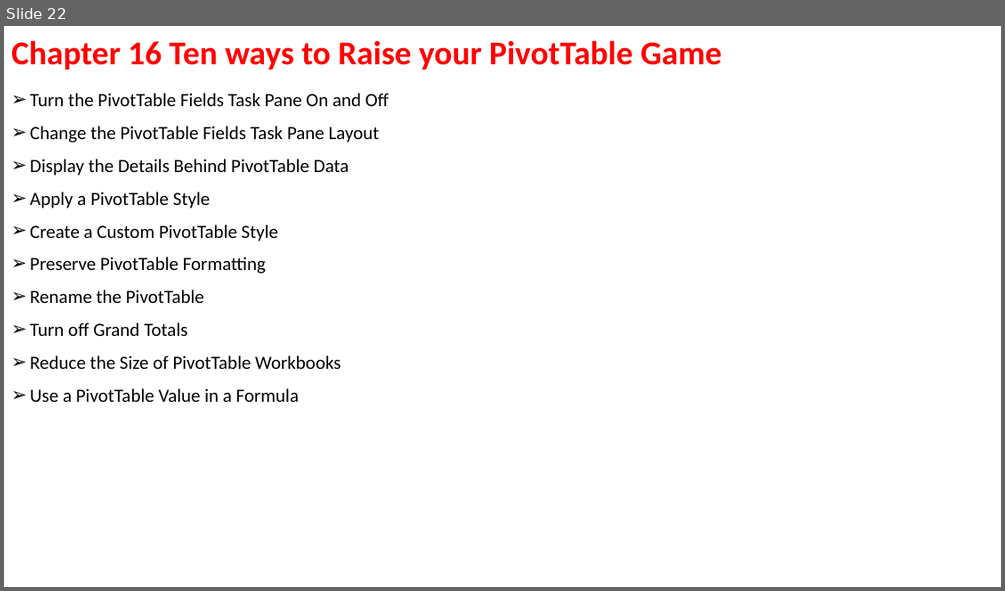
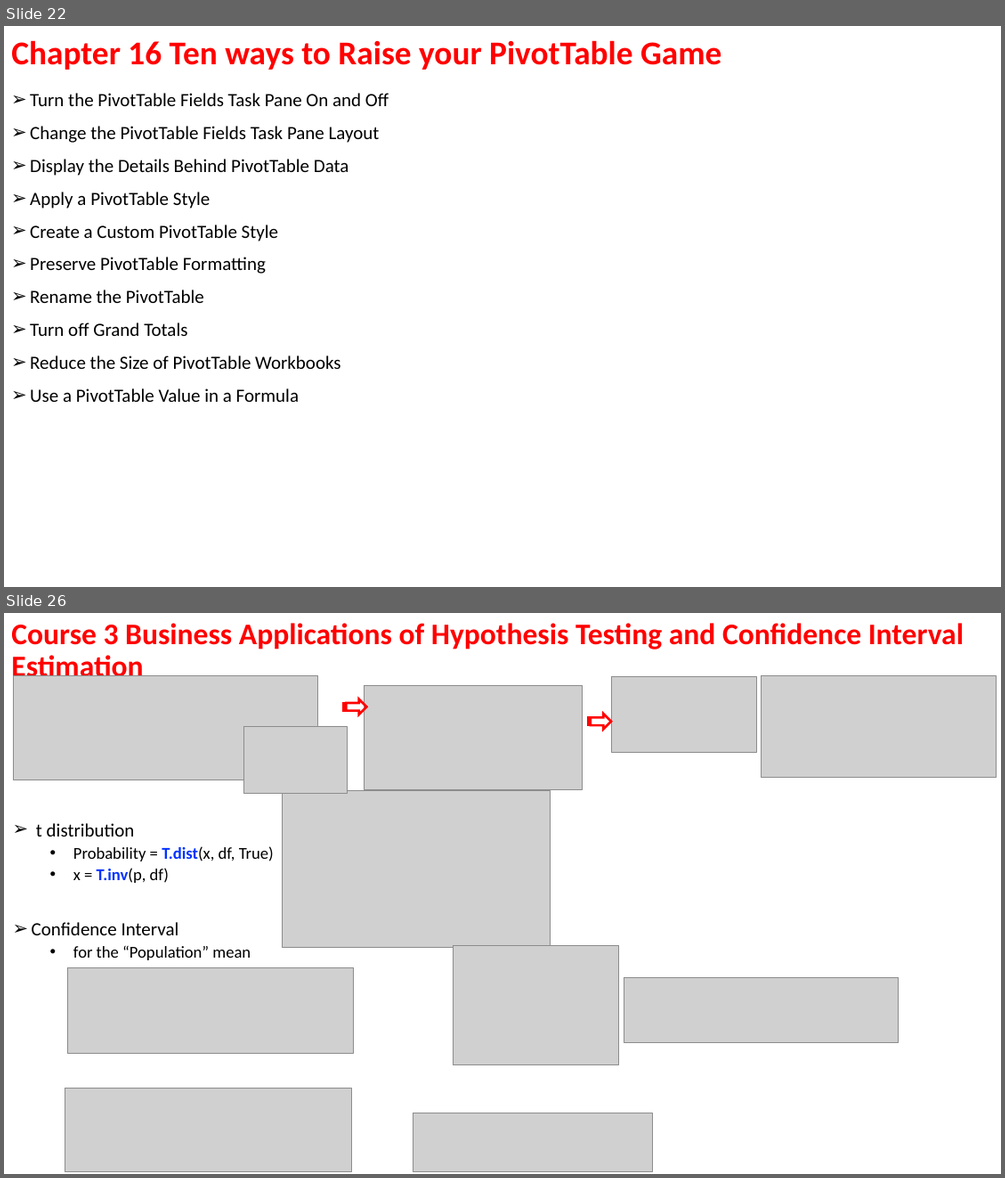
Before and after one commit to ArielMei/arielmei.github.io, a slide deck: EXCEL/ExcelDataAnalysisFD_Examples/Excel data analysis for dummies Outline.pptx. Shown one above the other, each under a label of ours: slide 22 before the commit, slides 22 and 26 after it; the slides between them are not shown. The pictures are 1005x591 and 1005x1178 pixels, drawn with LibreOffice and Linux fonts; fonts in the diff are those of the drawing; grey boxes stand for pictures. Boxes give left, top, right and bottom in pixels: in the first picture for what was removed or moved away, otherwise in the second. Text is boxed around its words. In the diff, an @@ line names an element or a change of style, - is before the commit and + after.

```diff
--- a/EXCEL/ExcelDataAnalysisFD_Examples/Excel data analysis for dummies Outline.pptx
+++ b/EXCEL/ExcelDataAnalysisFD_Examples/Excel data analysis for dummies Outline.pptx
@@ slide 26 added at (x1=4, y1=613, x2=1001, y2=1174), background #FFFFFF @@
@@ title added at (x1=11, y1=623, x2=963, y2=683), 28.8 pt, text #FF0000, bold @@
+Course 3 Business Applications of Hypothesis Testing and Confidence Interval Estimation
@@ picture added at (x1=760, y1=676, x2=995, y2=777) @@
@@ group added at (x1=14, y1=676, x2=757, y2=793): 4 pictures, 2 striped right arrows @@
@@ picture added at (x1=283, y1=790, x2=550, y2=948) @@
@@ text added at (x1=32, y1=823, x2=274, y2=960), 16 pt, text #000000 @@
+➢ t distribution
+  • Probability = T.dist(x, df, True)
+  • x = T.inv(p, df)
+➢ Confidence Interval
+  • for the “Population” mean
@@ picture added at (x1=453, y1=945, x2=618, y2=1064) @@
@@ picture added at (x1=67, y1=967, x2=353, y2=1053) @@
@@ picture added at (x1=624, y1=977, x2=898, y2=1042) @@
@@ picture added at (x1=65, y1=1088, x2=352, y2=1172) @@
@@ picture added at (x1=413, y1=1112, x2=652, y2=1171) @@
```
Also in this commit, not shown: 6 other slides added, 3 other files.
